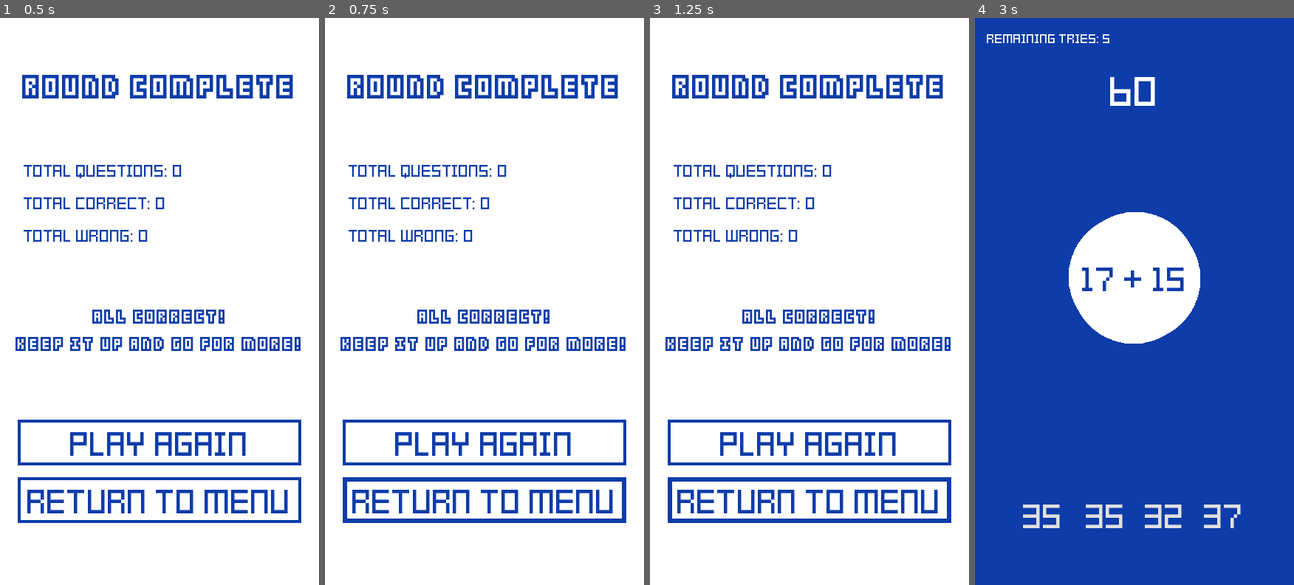
Above: before the commit, frames 1-4 (left to right).
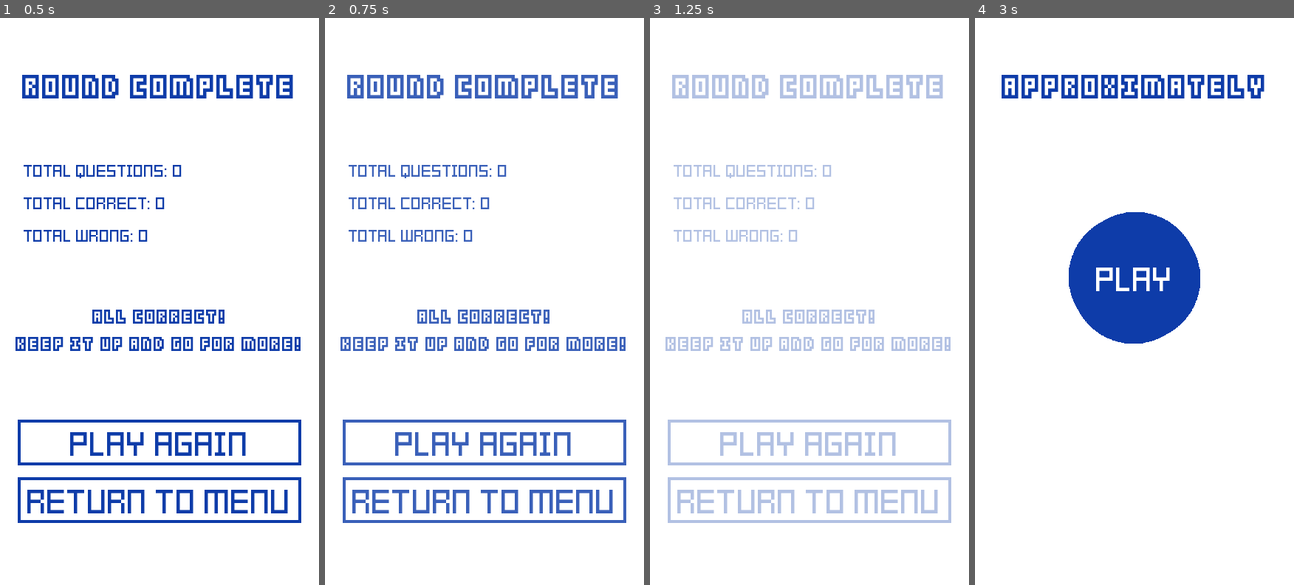
Above: after the commit, the same moments.

Repository: msanatan/Approximately
Game: Godot game, scene res://Scenes/GameOver.tscn
The game is run twice, just before and just after one commit, with the same random seed, the same clock (stepped at 60 frames per second) and the same inputs. Before the commit the project has no main scene; this scene is started directly in both runs.
Inputs (mouse positions are in pixels of both pictures, inside the frame that each line leads up to):
- Up to frame 1 (0.5 s): no input
- Up to frame 2 (0.75 s): click "Return to Menu" at 0.5 s
- Up to frame 3 (1.25 s): no input
- Up to frame 4 (3 s): click "Play Again" at 1.25 s; click (1134, 443) at 2 s, where only the run before the commit has a clickable "Play Again"; click (1134, 443) at 2.75 s, where only the run before the commit has a clickable "Play Again"

Frame 1 is identical in both runs. In frame 2, 9.2% of the frame differs, in the area x 4-95%, y 10-90%; in frame 3, 10%; in frame 4, 98%, in the area x 0-100%, y 0-100%.

Commit message:
Create a main menu button and connect all the scenes together
Basic game is kinda done!
I added a fade transition from gameover to the main menu as they're all white.
Need to fix the spawning of the circle.
Otherwise, that's the game and time to polish!

Diff:
--- /dev/null
+++ b/Scenes/Game/FadeTransition.tscn
@@ -0,0 +1,68 @@
+[gd_scene load_steps=5 format=2]
+
+[ext_resource path="res://Scripts/Game/FadeTransition.gd" type="Script" id=1]
+
+[sub_resource type="Animation" id=1]
+length = 0.001
+tracks/0/type = "value"
+tracks/0/path = NodePath("ColorRect:color")
+tracks/0/interp = 1
+tracks/0/loop_wrap = true
+tracks/0/imported = false
+tracks/0/enabled = true
+tracks/0/keys = {
+"times": PoolRealArray( 0 ),
+"transitions": PoolRealArray( 1 ),
+"update": 0,
+"values": [ Color( 1, 1, 1, 0 ) ]
+}
+
+[sub_resource type="Animation" id=2]
+resource_name = "fade_in"
+tracks/0/type = "value"
+tracks/0/path = NodePath("ColorRect:color")
+tracks/0/interp = 1
+tracks/0/loop_wrap = true
+tracks/0/imported = false
+tracks/0/enabled = true
+tracks/0/keys = {
+"times": PoolRealArray( 0, 1 ),
+"transitions": PoolRealArray( 1, 1 ),
+"update": 0,
+"values": [ Color( 1, 1, 1, 1 ), Color( 1, 1, 1, 0 ) ]
+}
+
+[sub_resource type="Animation" id=3]
+resource_name = "fade_out"
+tracks/0/type = "value"
+tracks/0/path = NodePath("ColorRect:color")
+tracks/0/interp = 1
+tracks/0/loop_wrap = true
+tracks/0/imported = false
+tracks/0/enabled = true
+tracks/0/keys = {
+"times": PoolRealArray( 0, 1 ),
+"transitions": PoolRealArray( 1, 1 ),
+"update": 0,
+"values": [ Color( 1, 1, 1, 0 ), Color( 1, 1, 1, 1 ) ]
+}
+
+[node name="FadeTransition" type="Node2D"]
+script = ExtResource( 1 )
+
+[node name="ColorRect" type="ColorRect" parent="."]
+anchor_right = 1.0
+anchor_bottom = 1.0
+margin_right = 432.0
+margin_bottom = 768.0
+color = Color( 1, 1, 1, 0 )
+__meta__ = {
+"_edit_use_anchors_": false
+}
+
+[node name="AnimationPlayer" type="AnimationPlayer" parent="."]
+anims/RESET = SubResource( 1 )
+anims/fade_in = SubResource( 2 )
+anims/fade_out = SubResource( 3 )
+
+[connection signal="animation_finished" from="AnimationPlayer" to="." method="_on_AnimationPlayer_animation_finished"]
--- a/Scenes/GameOver.tscn
+++ b/Scenes/GameOver.tscn
@@ -6,6 +6,7 @@
 [ext_resource path="res://Assets/Resources/ButtonFont.tres" type="DynamicFont" id=4]
 [ext_resource path="res://Assets/Resources/MenuButtonNormalStyleBox.tres" type="StyleBox" id=5]
 [ext_resource path="res://Scenes/Game/GameOverTransition.tscn" type="PackedScene" id=6]
+[ext_resource path="res://Scenes/Game/FadeTransition.tscn" type="PackedScene" id=7]
 
 [sub_resource type="DynamicFontData" id=1]
 font_path = "res://Assets/Fonts/Kenney Pixel Square.ttf"
@@ -167,5 +168,10 @@
 
 [node name="GameOverTransition" parent="." instance=ExtResource( 6 )]
 
+[node name="FadeTransition" parent="." instance=ExtResource( 7 )]
+visible = false
+
 [connection signal="pressed" from="ButtonsContainer/ReplayButton" to="." method="_on_ReplayButton_pressed"]
+[connection signal="pressed" from="ButtonsContainer/MainMenuButton" to="." method="_on_MainMenuButton_pressed"]
 [connection signal="transition_finished" from="GameOverTransition" to="." method="_on_GameOverTransition_transition_finished"]
+[connection signal="transition_finished" from="FadeTransition" to="." method="_on_FadeTransition_transition_finished"]
--- /dev/null
+++ b/Scenes/MainMenu.tscn
@@ -0,0 +1,76 @@
+[gd_scene load_steps=12 format=2]
+
+[ext_resource path="res://Assets/Resources/TitleFont.tres" type="DynamicFont" id=1]
+[ext_resource path="res://Scripts/MainMenu.gd" type="Script" id=2]
+[ext_resource path="res://Assets/Images/Circle.png" type="Texture" id=3]
+[ext_resource path="res://Assets/Resources/ButtonFont.tres" type="DynamicFont" id=4]
+[ext_resource path="res://Scenes/Game/GameOverTransition.tscn" type="PackedScene" id=5]
+[ext_resource path="res://Scenes/Game/FadeTransition.tscn" type="PackedScene" id=6]
+
+[sub_resource type="StyleBoxEmpty" id=1]
+
+[sub_resource type="StyleBoxEmpty" id=2]
+
+[sub_resource type="StyleBoxEmpty" id=3]
+
+[sub_resource type="StyleBoxEmpty" id=4]
+
+[sub_resource type="StyleBoxEmpty" id=5]
+
+[node name="MainMenu" type="Node2D"]
+script = ExtResource( 2 )
+
+[node name="ColorRect" type="ColorRect" parent="."]
+margin_right = 432.0
+margin_bottom = 768.0
+__meta__ = {
+"_edit_use_anchors_": false
+}
+
+[node name="TitleLabel" type="Label" parent="."]
+margin_top = 64.0
+margin_right = 432.0
+margin_bottom = 118.0
+custom_colors/font_color = Color( 0.0588235, 0.239216, 0.666667, 1 )
+custom_fonts/font = ExtResource( 1 )
+text = "Approximately"
+align = 1
+valign = 1
+__meta__ = {
+"_edit_use_anchors_": false
+}
+
+[node name="CircleSprite" type="Sprite" parent="."]
+modulate = Color( 0.0588235, 0.239216, 0.666667, 1 )
+position = Vector2( 216, 352 )
+scale = Vector2( 0.5, 0.5 )
+texture = ExtResource( 3 )
+
+[node name="PlayButton" type="Button" parent="."]
+anchor_left = 0.5
+anchor_top = 0.5
+anchor_right = 0.5
+anchor_bottom = 0.5
+margin_left = 152.0
+margin_top = 320.0
+margin_right = 280.0
+margin_bottom = 384.0
+custom_colors/font_color = Color( 1, 1, 1, 1 )
+custom_fonts/font = ExtResource( 4 )
+custom_styles/hover = SubResource( 1 )
+custom_styles/pressed = SubResource( 2 )
+custom_styles/focus = SubResource( 3 )
+custom_styles/disabled = SubResource( 4 )
+custom_styles/normal = SubResource( 5 )
+text = "Play"
+__meta__ = {
+"_edit_use_anchors_": false
+}
+
+[node name="GameOverTransition" parent="." instance=ExtResource( 5 )]
+
+[node name="FadeTransition" parent="." instance=ExtResource( 6 )]
+
+[connection signal="pressed" from="PlayButton" to="." method="_on_PlayButton_pressed"]
+[connection signal="transition_finished" from="GameOverTransition" to="." method="_on_GameOverTransition_transition_finished"]
+[connection signal="transition_finished" from="FadeTransition" to="." method="_on_FadeTransition_transition_finished"]
--- /dev/null
+++ b/Scripts/Game/FadeTransition.gd
@@ -0,0 +1,14 @@
+extends Node2D
+
+signal transition_finished
+
+func fade_in():
+    $AnimationPlayer.play('fade_in')
+
+
+func fade_out():
+    $AnimationPlayer.play('fade_out')
+
+
+func _on_AnimationPlayer_animation_finished(anim_name:String):
+    emit_signal('transition_finished')
--- a/Scripts/GameOver.gd
+++ b/Scripts/GameOver.gd
@@ -1,20 +1,26 @@
 extends Node2D
 
+onready var total_questions_label: Label = $StatsContainer/TotalQuestionsLabel
+onready var total_correct_label: Label = $StatsContainer/TotalCorrectLabel
+onready var total_wrong_label: Label = $StatsContainer/TotalWrongLabel
+onready var results_label: Label = $ResultsMessageLabel
+
+
 func _ready():
-    $StatsContainer/TotalQuestionsLabel.text = 'Total Questions: ' + str(Global.total_questions)
-    $StatsContainer/TotalCorrectLabel.text = 'Total Correct: ' + str(Global.total_correct)
-    $StatsContainer/TotalWrongLabel.text = 'Total Wrong: ' + str(Global.total_wrong)
+    total_questions_label.text = 'Total Questions: ' + str(Global.total_questions)
+    total_correct_label.text = 'Total Correct: ' + str(Global.total_correct)
+    total_wrong_label.text = 'Total Wrong: ' + str(Global.total_wrong)
 
     if Global.total_wrong == 0 and Global.total_questions >= 10:
-        $ResultsMessageLabel.text = "You're acing it!\nKeep up the good work!"
+        results_label.text = "You're acing it!\nKeep up the good work!"
     elif Global.total_wrong == 0 and Global.total_questions < 10:
-        $ResultsMessageLabel.text = "All correct!\nKeep it up and go for more!"
+        results_label.text = "All correct!\nKeep it up and go for more!"
     elif Global.total_correct >= Global.total_wrong and Global.total_questions >= 10:
-        $ResultsMessageLabel.text = "Keep it up!\nYou're doing well, just take your time!"
+        results_label.text = "Keep it up!\nYou're doing well, just take your time!"
     elif Global.total_correct >= Global.total_wrong and Global.total_questions < 10:
-        $ResultsMessageLabel.text = "You're on the right path!\nTry to focus on accuracy!"
+        results_label.text = "You're on the right path!\nTry to focus on accuracy!"
     elif Global.total_correct < Global.total_wrong:
-        $ResultsMessageLabel.text = "Don't give up!\nIt's all about practice, you got this!"
+        results_label.text = "Don't give up!\nIt's all about practice, you got this!"
 
 
 func _on_ReplayButton_pressed():
@@ -26,3 +32,12 @@
 
 func _on_GameOverTransition_transition_finished():
     get_tree().change_scene('res://Scenes/Game.tscn')
+
+
+func _on_MainMenuButton_pressed():
+    $FadeTransition.show()
+    $FadeTransition.fade_out()
+
+
+func _on_FadeTransition_transition_finished():
+    get_tree().change_scene('res://Scenes/MainMenu.tscn')
--- /dev/null
+++ b/Scripts/MainMenu.gd
@@ -0,0 +1,21 @@
+extends Node2D
+
+onready var circle: Sprite = $CircleSprite
+
+func _ready():
+    $FadeTransition.fade_in()
+
+func _process(delta):
+    circle.rotate(delta * PI * 2)
+
+
+func _on_PlayButton_pressed():
+    $GameOverTransition.transition_start('#0f3daa')
+
+
+func _on_GameOverTransition_transition_finished():
+    get_tree().change_scene('res://Scenes/Game.tscn')
+
+
+func _on_FadeTransition_transition_finished():
+    $FadeTransition.hide()
--- a/project.godot
+++ b/project.godot
@@ -11,6 +11,7 @@
 [application]
 
 config/name="Approximately"
+run/main_scene="res://Scenes/MainMenu.tscn"
 config/icon="res://icon.png"
 
 [autoload]
Not shown: 1 places in Scenes/GameOver.tscn that only renumber resources
